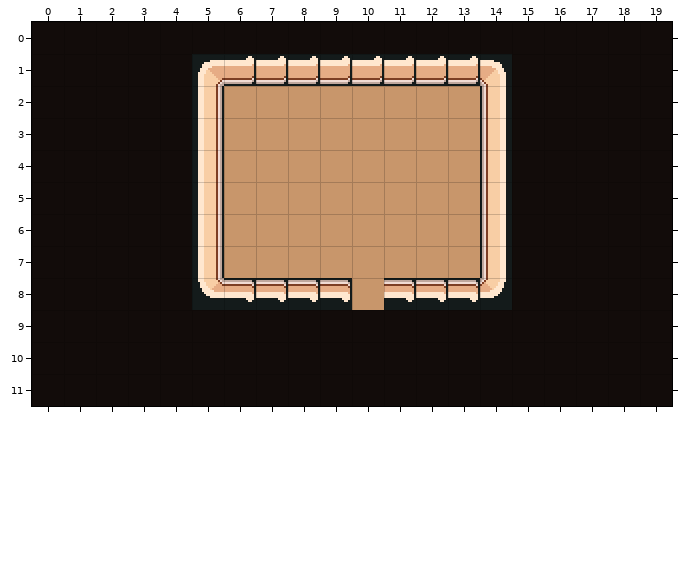
Two states of a Tiled map (JSON), data/tk_maps/w1/jade/dong-zhuos-camp--command.tmj. The picture above was drawn from the file before the commit.
Cells are 16x16 px. Shown: x 0..19, y 0..11.
New version:
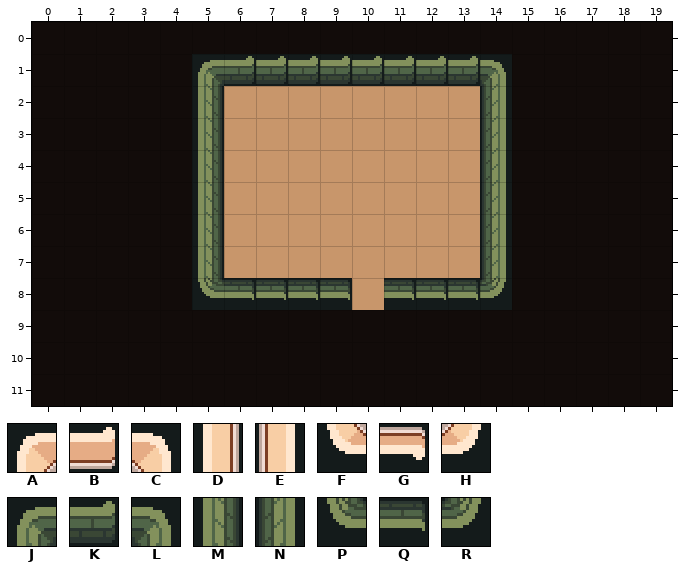
Key: from "n_wall_in": A 0, B 1, C 4, D 10, E 14, F 40, G 41, H 44, J 65, K 66, L 69, M 75, N 79, P 105, Q 106, R 109.
_ is an empty cell.
Changes in this commit:
Layer "wall":
y 1: x 5..14 ABBBBBBBBC -> JKKKKKKKKL
y 2..7: x 5 D -> M; x 14 E -> N
y 8: x 5..9 FGGGG -> PQQQQ; x 11..14 GGGH -> QQQR
